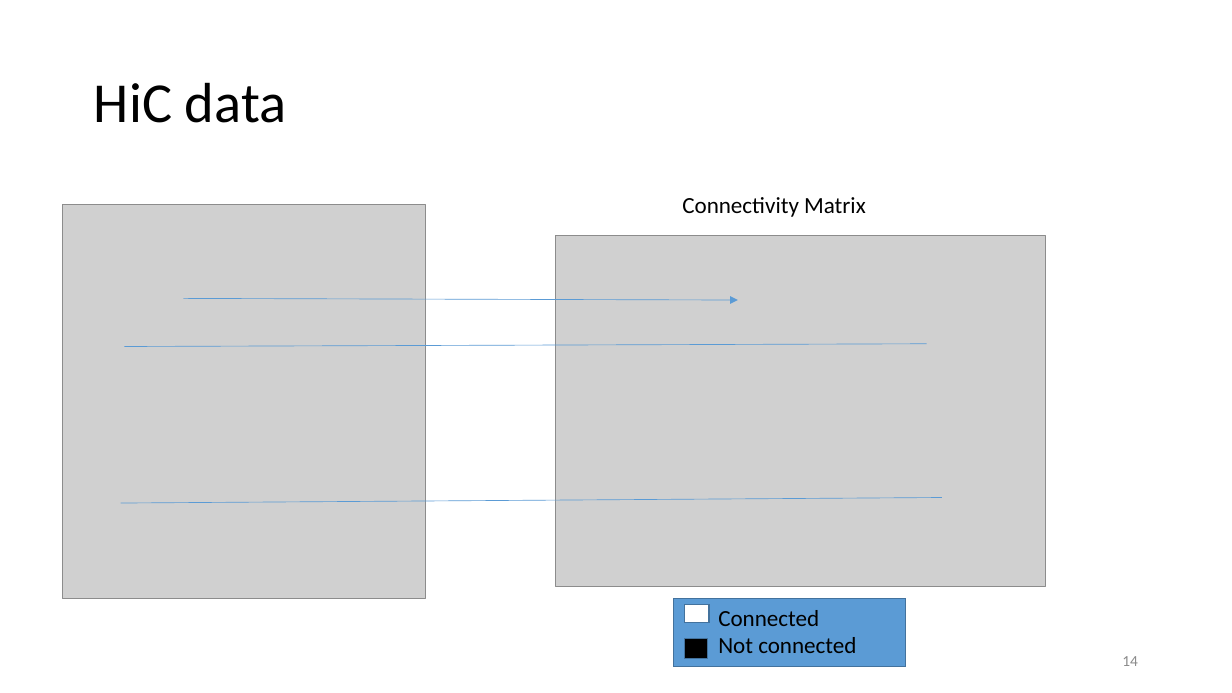
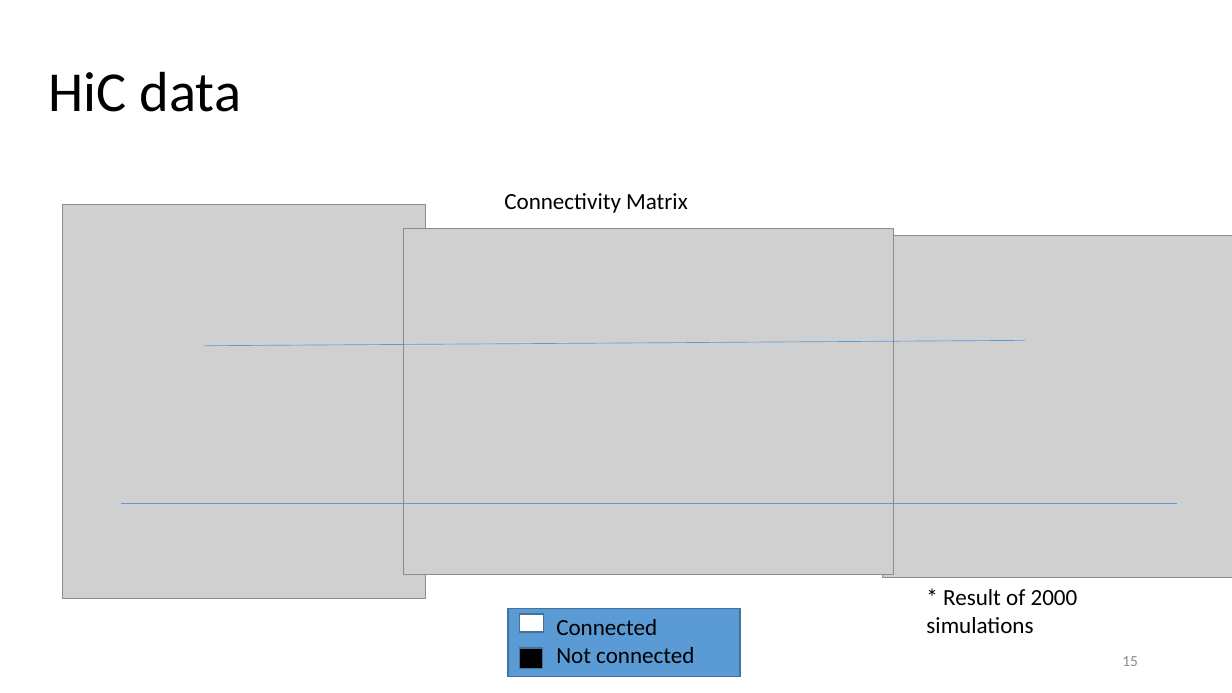
Before and after one commit to zhaENS/Project, a slide deck: slide 15 of Documents/lab Meetings/24-03-15/Polymer Reconstruction Using the HiC Experiments.pptx (slide 14 before the commit). Drawn at 1232x693 pixels with LibreOffice and Linux fonts; fonts in the diff are those of the drawing; grey boxes stand for pictures. Boxes give left, top, right and bottom in pixels: in the first picture for what was removed or moved away, otherwise in the second. Text is boxed around its words. In the diff, an @@ line names an element or a change of style, - is before the commit and + after.

```diff
--- a/Documents/lab Meetings/24-03-15/Polymer Reconstruction Using the HiC Experiments.pptx
+++ b/Documents/lab Meetings/24-03-15/Polymer Reconstruction Using the HiC Experiments.pptx
@@ title "HiC data": place and size @@
-title "HiC data" at box(94, 82, 286, 123)
+title "HiC data" at box(49, 71, 241, 112)
@@ text "Connectivity Matrix": place and size @@
-text "Connectivity Matrix" at box(682, 197, 866, 217)
+text "Connectivity Matrix" at box(504, 193, 688, 213)
@@ picture: place and size @@
-picture at box(555, 236, 1045, 586)
+picture at box(404, 229, 894, 575)
@@ picture added at box(883, 236, 1232, 578) @@
@@ arrow removed from (184, 299) to (738, 300) @@
@@ line moved from (125, 347) - (927, 344) to (204, 346) - (1025, 340) @@
@@ line moved from (121, 503) - (942, 497) to (121, 503) - (1177, 503) @@
@@ text added at box(926, 589, 1078, 633), 18 pt, text #000000 @@
+* Result of 2000 simulations
@@ 3 rectangles, 1 text: place and size @@
-3 rectangles, 1 text at box(674, 599, 906, 667)
+3 rectangles, 1 text at box(508, 608, 740, 677)
@@ page number at box(1122, 656, 1138, 666): text changed @@
-14
+15
```
Also in this commit, not shown: 10 other slides changed, 2 slides added, 8 other files.
